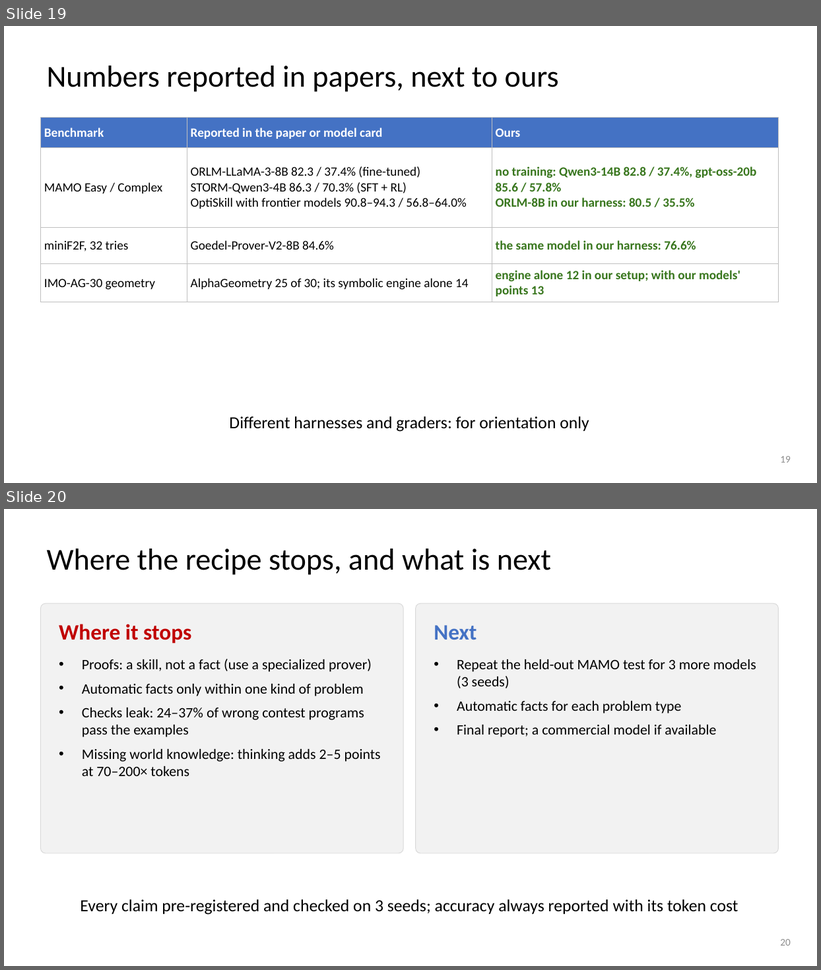
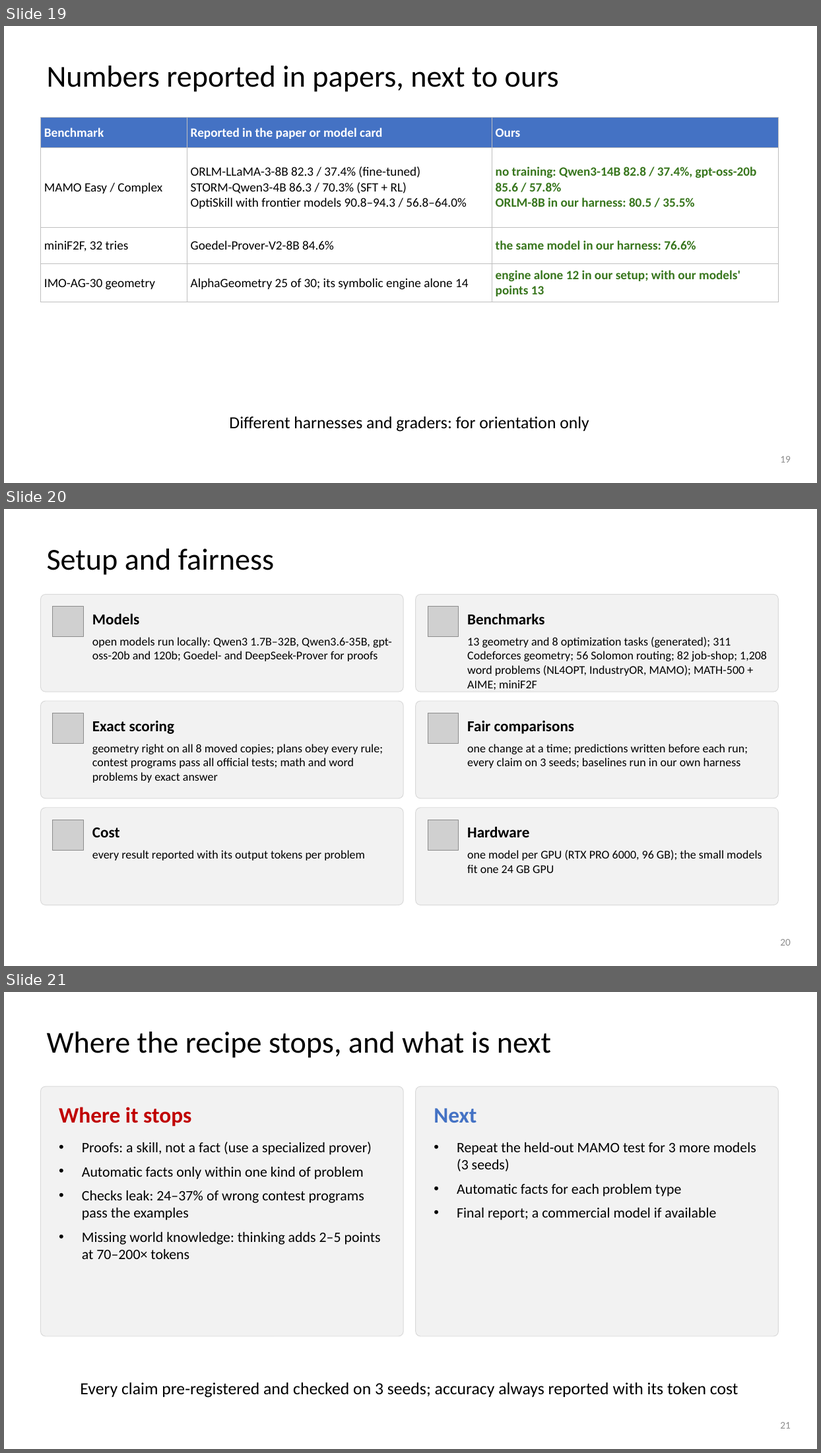
Before and after one commit to dlwns147/CSED490E_Project_Team5, a slide deck: PROPOSAL_slides_full.pptx. Shown one above the other, each under a label of ours: slides 19 and 20 before the commit, slides 19, 20 and 21 after it. The pictures are 821x970 and 821x1453 pixels, drawn with LibreOffice and Linux fonts; fonts in the diff are those of the drawing; grey boxes stand for pictures. Boxes give left, top, right and bottom in pixels: in the first picture for what was removed or moved away, otherwise in the second. Text is boxed around its words. In the diff, an @@ line names an element or a change of style, - is before the commit and + after.

```diff
--- a/PROPOSAL_slides_full.pptx
+++ b/PROPOSAL_slides_full.pptx
@@ slide 20 added at box(4, 509, 817, 966), background #FFFFFF @@
@@ title added at box(47, 549, 274, 575), 36 pt, text #000000 @@
+Setup and fairness
@@ rounded rectangle added at box(40, 594, 403, 692), fill #F2F2F2, outline #D9D9D9 0.75 pt @@
@@ picture added at box(53, 607, 83, 637) @@
@@ rounded rectangle added at box(416, 594, 779, 692), fill #F2F2F2, outline #D9D9D9 0.75 pt @@
@@ picture added at box(428, 607, 459, 637) @@
@@ text added at box(92, 613, 139, 625), 18 pt, text #000000, bold @@
+Models
@@ text added at box(467, 613, 545, 625), 18 pt, text #000000, bold @@
+Benchmarks
@@ text added at box(92, 637, 392, 661), 14 pt, text #000000 @@
+open models run locally: Qwen3 1.7B–32B, Qwen3.6-35B, gpt-oss-20b and 120b; Goedel- and DeepSeek-Prover for proofs
@@ text added at box(467, 637, 767, 690), 14 pt, text #000000 @@
+13 geometry and 8 optimization tasks (generated); 311 Codeforces geometry; 56 Solomon routing; 82 job-shop; 1,208 word problems (NL4OPT, IndustryOR, MAMO); MATH-500 + AIME; miniF2F
@@ rounded rectangle added at box(40, 701, 403, 799), fill #F2F2F2, outline #D9D9D9 0.75 pt @@
@@ rounded rectangle added at box(416, 701, 779, 799), fill #F2F2F2, outline #D9D9D9 0.75 pt @@
@@ picture added at box(53, 714, 83, 744) @@
@@ text added at box(92, 721, 174, 734), 18 pt, text #000000, bold @@
+Exact scoring
@@ picture added at box(428, 714, 459, 744) @@
@@ text added at box(467, 721, 575, 734), 18 pt, text #000000, bold @@
+Fair comparisons
@@ text added at box(92, 744, 384, 783), 14 pt, text #000000 @@
+geometry right on all 8 moved copies; plans obey every rule; contest programs pass all official tests; math and word problems by exact answer
@@ text added at box(467, 744, 748, 768), 14 pt, text #000000 @@
+one change at a time; predictions written before each run; every claim on 3 seeds; baselines run in our own harness
@@ rounded rectangle added at box(40, 808, 403, 906), fill #F2F2F2, outline #D9D9D9 0.75 pt @@
@@ picture added at box(53, 820, 83, 851) @@
@@ rounded rectangle added at box(416, 808, 779, 906), fill #F2F2F2, outline #D9D9D9 0.75 pt @@
@@ picture added at box(428, 820, 459, 851) @@
@@ text added at box(92, 828, 120, 838), 18 pt, text #000000, bold @@
+Cost
@@ text added at box(467, 826, 529, 838), 18 pt, text #000000, bold @@
+Hardware
@@ text added at box(92, 850, 365, 861), 14 pt, text #000000 @@
+every result reported with its output tokens per problem
@@ text added at box(467, 850, 762, 873), 14 pt, text #000000 @@
+one model per GPU (RTX PRO 6000, 96 GB); the small models fit one 24 GB GPU
@@ page number added at box(780, 939, 791, 946), 12 pt, text #8C8C8C @@
+20
@@ what was slide 20 is now slide 21 @@
@@ page number at box(780, 1422, 791, 1429): text changed @@
-20
+21
```
Also in this commit, not shown: 4 other files.
